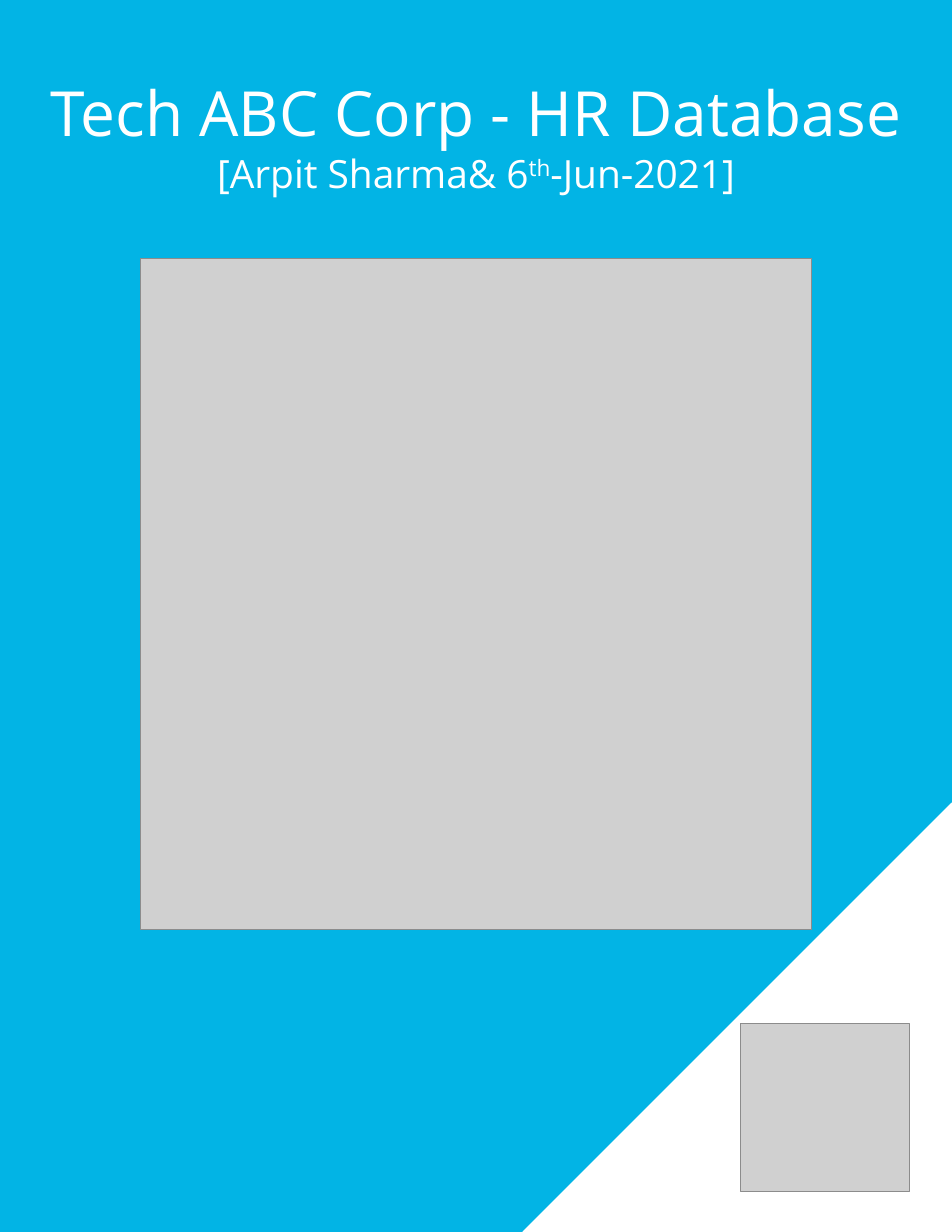
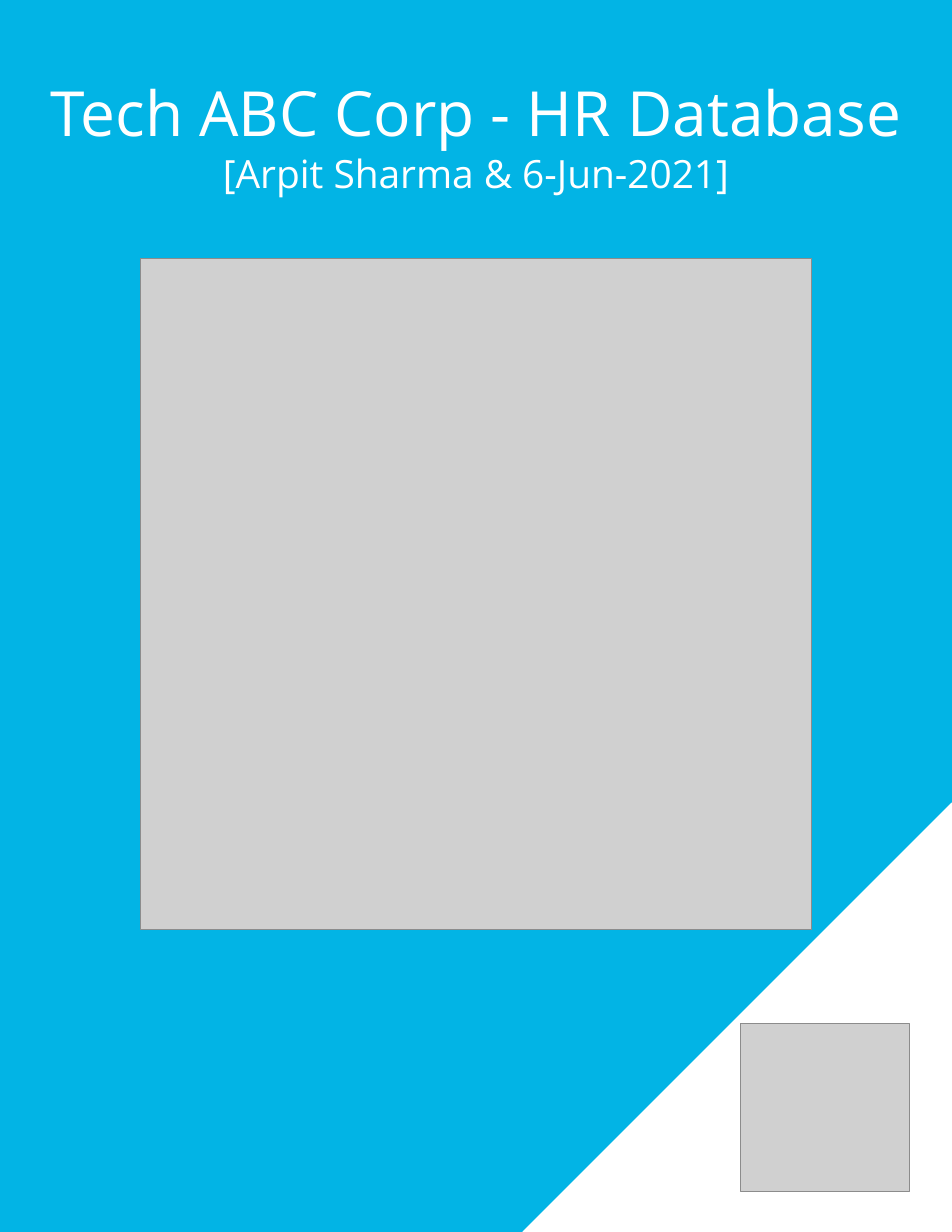
Before and after one commit to arpitsharma9/da-ud-design_hr_db, a slide deck: slide 1 of HR_Dataset_Assignment.pptx. Drawn at 952x1232 pixels with LibreOffice and Linux fonts; fonts in the diff are those of the drawing; grey boxes stand for pictures; background and template pictures are left out. Boxes give left, top, right and bottom in pixels: in the first picture for what was removed or moved away, otherwise in the second. Text is boxed around its words. In the diff, an @@ line names an element or a change of style, - is before the commit and + after.

```diff
--- a/HR_Dataset_Assignment.pptx
+++ b/HR_Dataset_Assignment.pptx
@@ title at bbox=[223, 158, 729, 198]: text changed @@
-[Arpit Sharma& 6th-Jun-2021]
+[Arpit Sharma & 6-Jun-2021]
```
Also in this commit, not shown: 5 other slides changed, 2 slides added.
